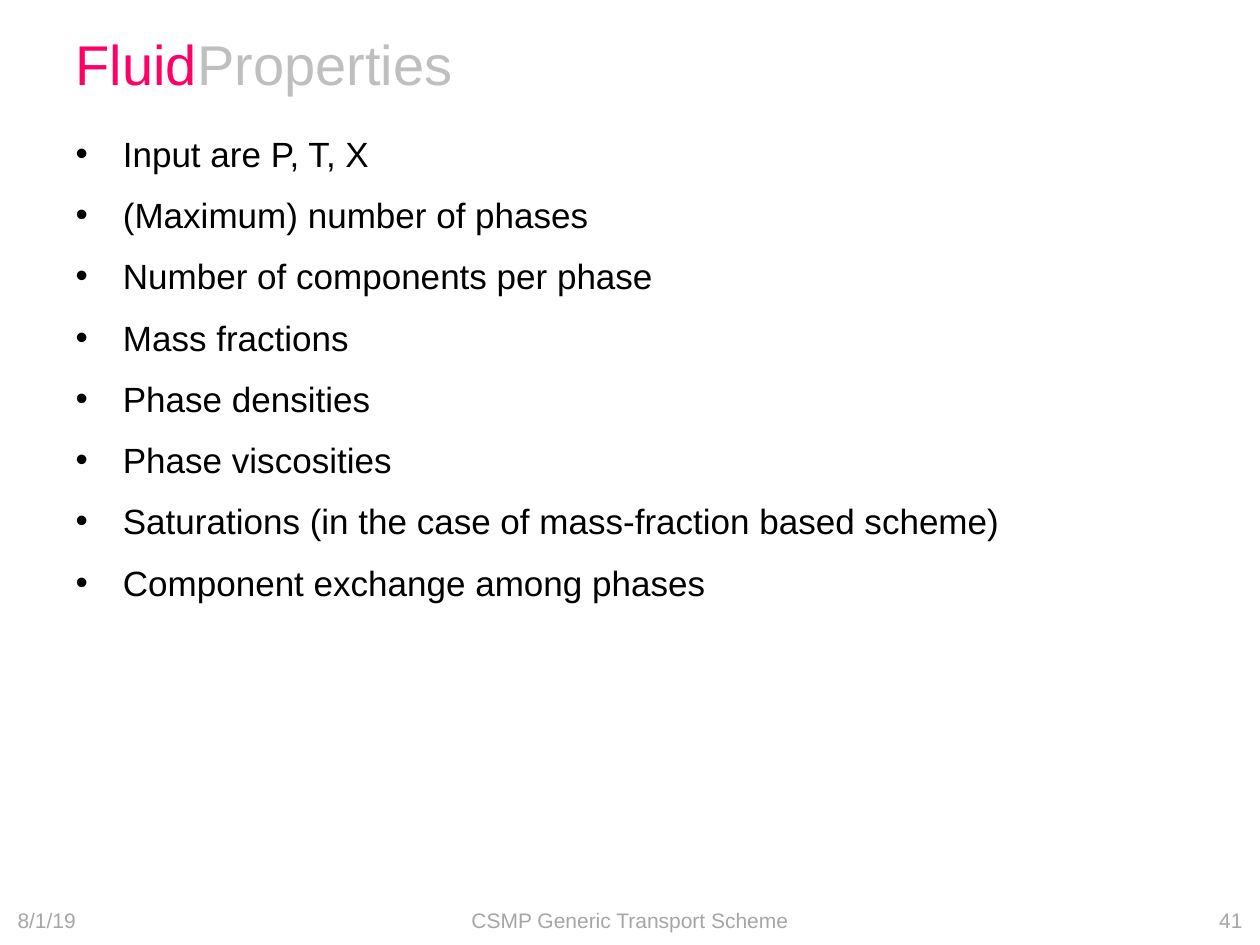
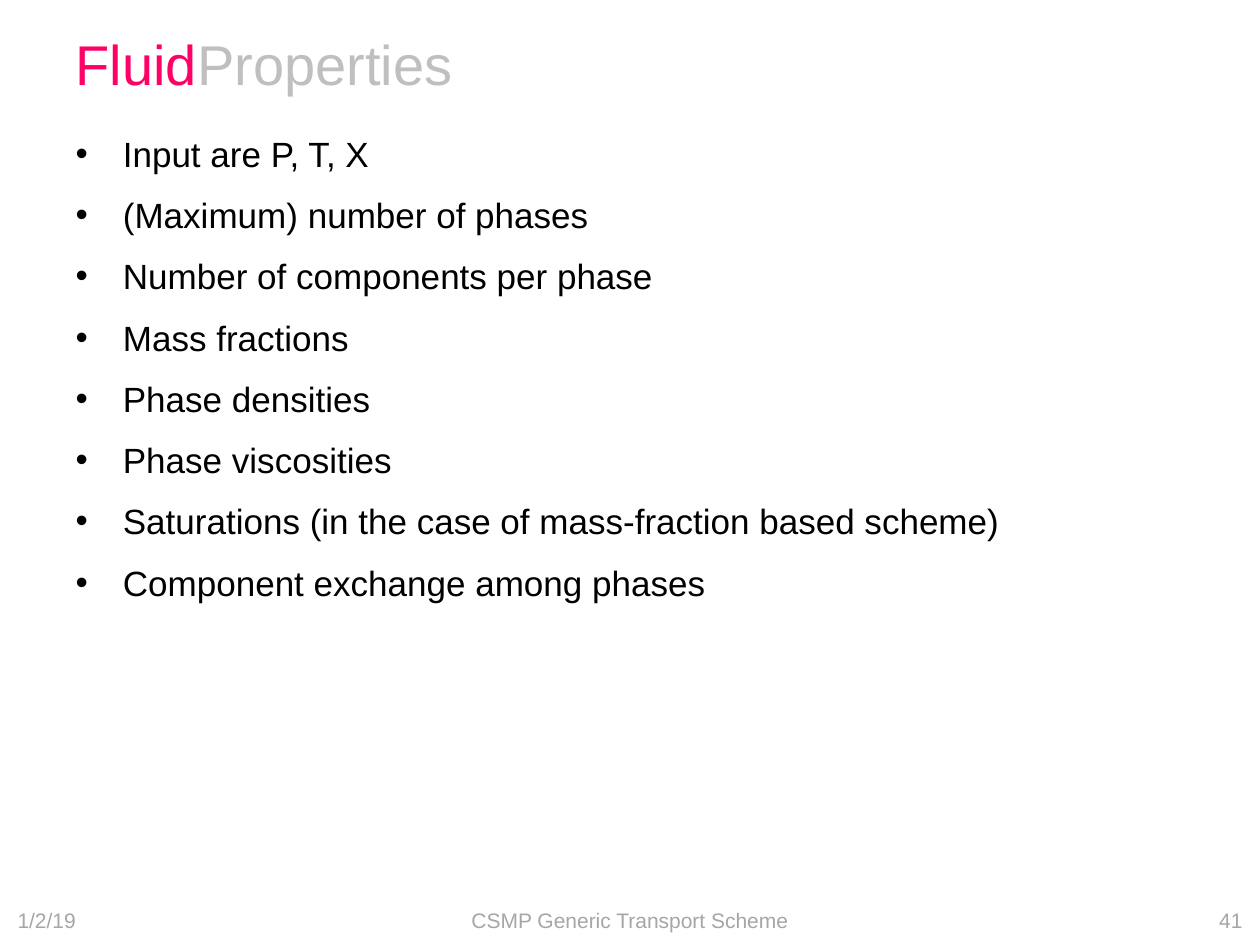
Before and after one commit to openCSMP/openCSMP, a slide deck: slide 41 of doc/SKM2018_Melbourne_transport_scheme.pptx. Drawn at 1260x945 pixels with LibreOffice and Linux fonts; fonts in the diff are those of the drawing. Boxes give left, top, right and bottom in pixels: in the first picture for what was removed or moved away, otherwise in the second. Text is boxed around its words. In the diff, an @@ line names an element or a change of style, - is before the commit and + after.

Commit message:
chore: fixed typo

```diff
--- a/doc/SKM2018_Melbourne_transport_scheme.pptx
+++ b/doc/SKM2018_Melbourne_transport_scheme.pptx
@@ text at (18,913,76,928): text changed @@
-8/1/19
+1/2/19
```
Also in this commit, not shown: 75 other slides changed.
